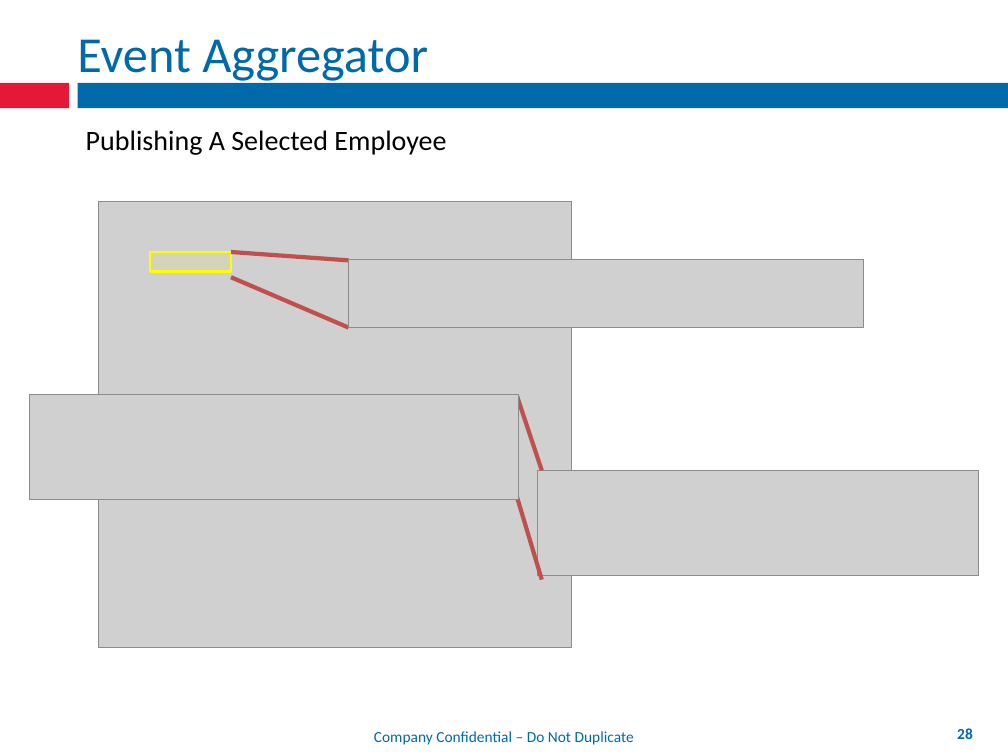
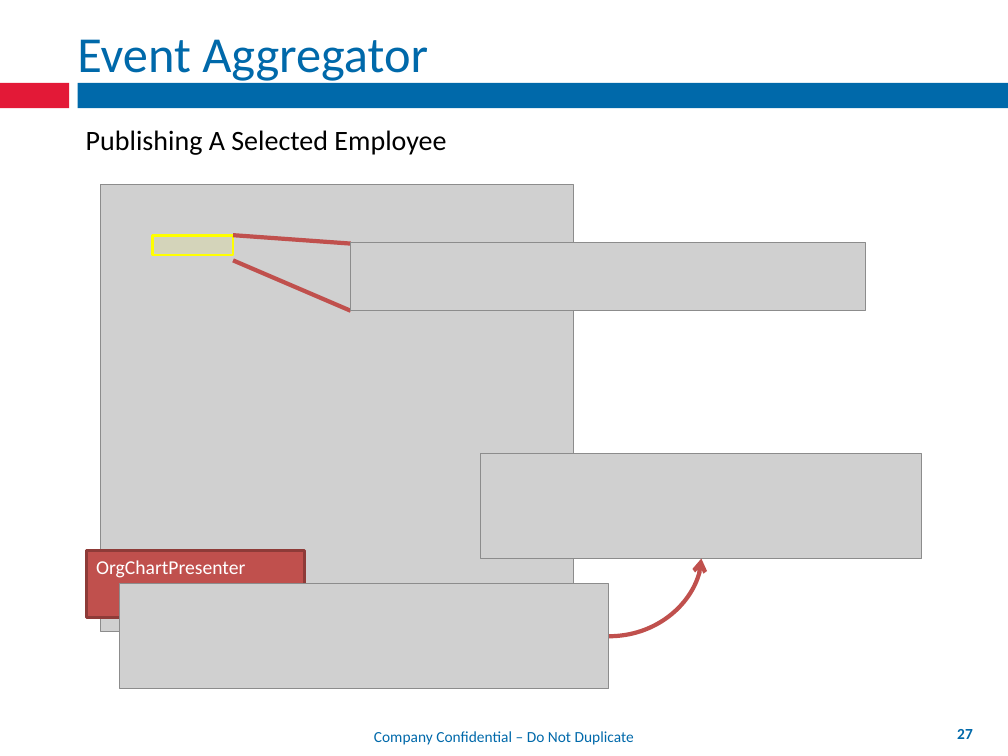
Before and after one commit to mxriverlynn/presentations-and-training, a slide deck: slide 27 of Decoupling Workflow With App Controler/Decoupling Workflow From Forms.pptx (slide 28 before the commit). Drawn at 1008x756 pixels with LibreOffice and Linux fonts; fonts in the diff are those of the drawing; grey boxes stand for pictures; background and template pictures are left out. Boxes give left, top, right and bottom in pixels: in the first picture for what was removed or moved away, otherwise in the second. Text is boxed around its words. In the diff, an @@ line names an element or a change of style, - is before the commit and + after.

Commit message:
working on command pattern and event aggregator slides

```diff
--- a/Decoupling Workflow With App Controler/Decoupling Workflow From Forms.pptx
+++ b/Decoupling Workflow With App Controler/Decoupling Workflow From Forms.pptx
@@ picture: place and size @@
-picture at (99,202,572,648)
+picture at (101,184,574,631)
@@ 2 lines, 1 picture, 1 rectangle: place and size @@
-2 lines, 1 picture, 1 rectangle at (150,252,863,328)
+2 lines, 1 picture, 1 rectangle at (152,235,865,311)
@@ line removed from (542, 471) to (516, 395) @@
@@ picture: place and size @@
-picture at (537,471,979,576)
+picture at (481,454,922,558)
@@ line removed from (516, 496) to (542, 580) @@
@@ rectangle added at (86,550,304,618), fill #C0504D, outline #8E3B39 2 pt, 14 pt, text #FFFFFF @@
+OrgChartPresenter
@@ curved arrow added from (609, 636) to (702, 558), #C0504D 3 pt @@
@@ picture: place and size @@
-picture at (29,395,518,500)
+picture at (120,584,609,688)
@@ page number at (957,729,973,739): text changed @@
-28
+27
```
Also in this commit, not shown: 4 other slides changed, 1 slide removed.
